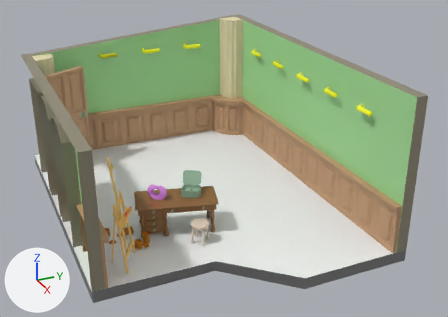
The FBX model Assets/Meshes/MA_Studio.fbx, before and after one commit.
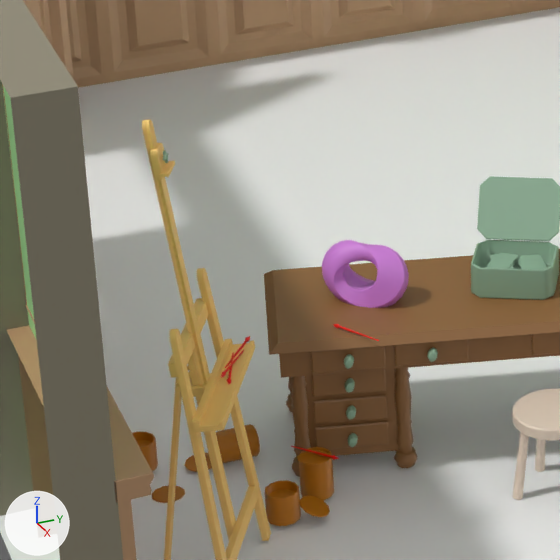
The first picture shows the older version from a camera (50 mm lens) standing at (11.79, -4.37, 6.44) and looking at (0.89, 0.54, 0.99). The close-ups show both versions on the part from 17% to 45% of the width and 41% to 81% of the height of that picture; other places that the commit changed are outside them. The axes (+X, +Y, +Z) are drawn at lower left. The lights are the same throughout. Where no turn or scale is listed for an object, it has been applied to the vertices.

In view in the first close-up: 'pDesk', 'pDoor', 'pFloor', 'pMobeus', 'pPaintBuckets', 'pPaintBuckets1', 'pRegister', 'pStaffli', 'pStool', 'pWallWood', 'pWalls'.
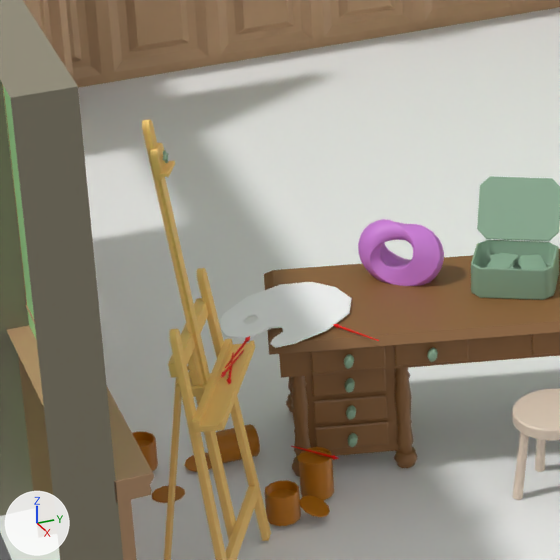
Edits to the bpy script that builds the scene:
```text
Add mat_ma_paintpalette:
    mat_ma_paintpalette = principled_material('MA_PaintPalette')
    mat_ma_paintpalette.base_color = (1.0, 1.0, 1.0)  # white #ffffff
Add me_mesh_028:
    me_mesh_028.from_pydata(...)  # 88 vertices, 102 faces; spans x -0.269..0.272, y -0.303..0.306, z 0.022..0.033
    me_mesh_028.materials.append(mat_ma_paintpalette)  # white #ffffff
Change ob_pmobeus:
    ob_pmobeus.location: (1.464, -1.151, 0.662) -> (1.336, -0.939, 0.662)
Add ob_pcylinder1:
    ob_pcylinder1 = bpy.data.objects.new('pCylinder1', me_mesh_028)
    ob_pcylinder1.location = (1.492, -1.524, 0.692)
```

Location of each change, [x1, y1, x2, y2] in pixels of the close-ups (560 x 560 px):
'pMobeus', moved: before [322, 240, 409, 308]; after [358, 219, 444, 286]
'pCylinder1', added: after [220, 282, 352, 348]
